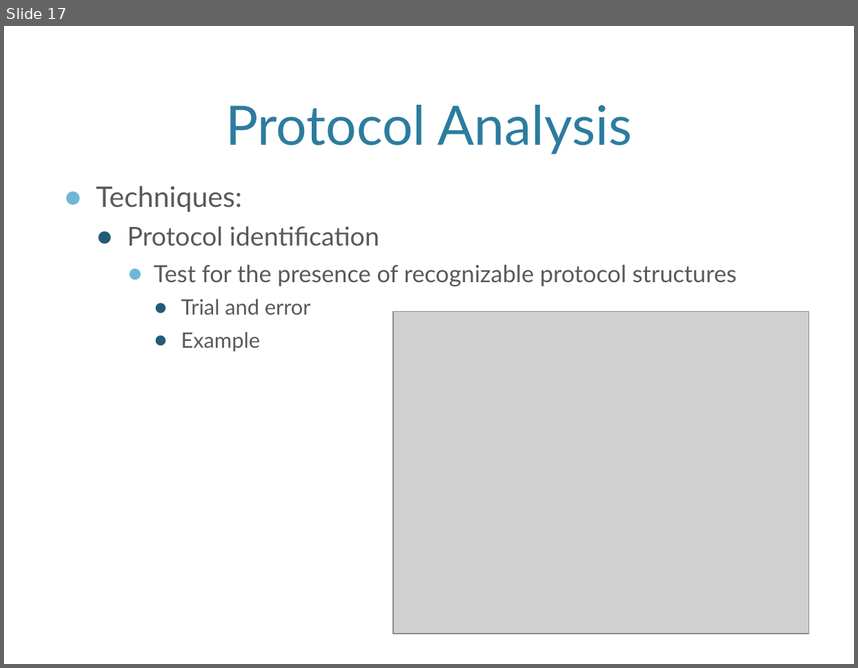
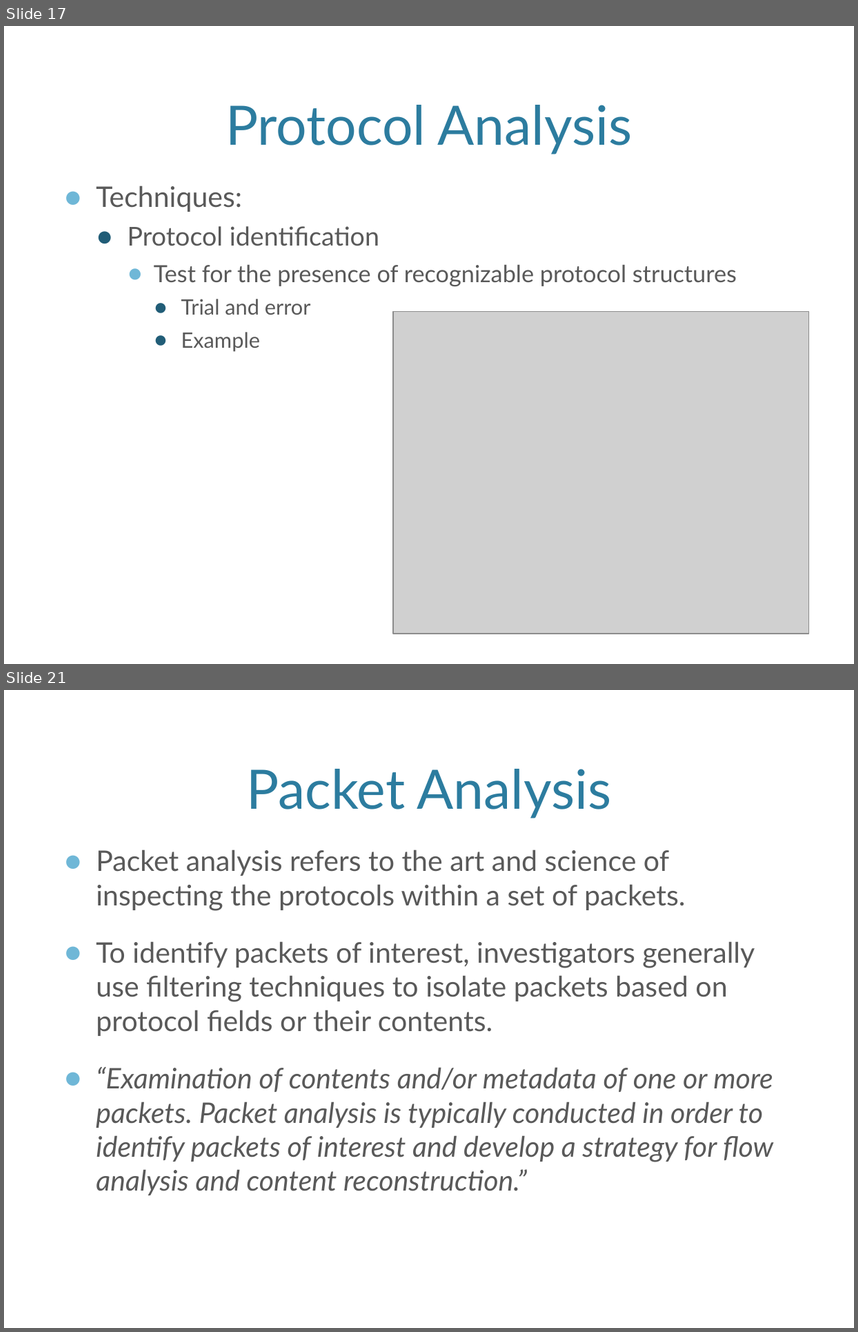
Before and after one commit to nave91/CS695NetForensics, a slide deck: Ch4.Packet_Analysis.pptx. Shown one above the other, each under a label of ours: slide 17 before the commit, slides 17 and 21 after it; the slides between them are not shown. The pictures are 858x668 and 858x1332 pixels, drawn with LibreOffice and Linux fonts; fonts in the diff are those of the drawing; grey boxes stand for pictures; background and template pictures are left out. Boxes give left, top, right and bottom in pixels: in the first picture for what was removed or moved away, otherwise in the second. Text is boxed around its words. In the diff, an @@ line names an element or a change of style, - is before the commit and + after.

```diff
--- a/Ch4.Packet_Analysis.pptx
+++ b/Ch4.Packet_Analysis.pptx
@@ slide 21 added at [4,690,854,1328], background picture (left out) @@
@@ title added at [246,769,612,818], 46 pt, text #2C7C9F @@
+Packet Analysis
@@ text added at [96,849,773,1195], 24 pt, text #595959 @@
+● Packet analysis refers to the art and science of inspecting the protocols within a set of packets.
+● To identify packets of interest, investigators generally use ﬁltering techniques to isolate packets based on protocol ﬁelds or their contents.
+● “Examination of contents and/or metadata of one or more packets. Packet analysis is typically conducted in order to identify packets of interest and develop a strategy for ﬂow analysis and content reconstruction.”
```
Also in this commit, not shown: 1 slide changed, 20 other slides added.
